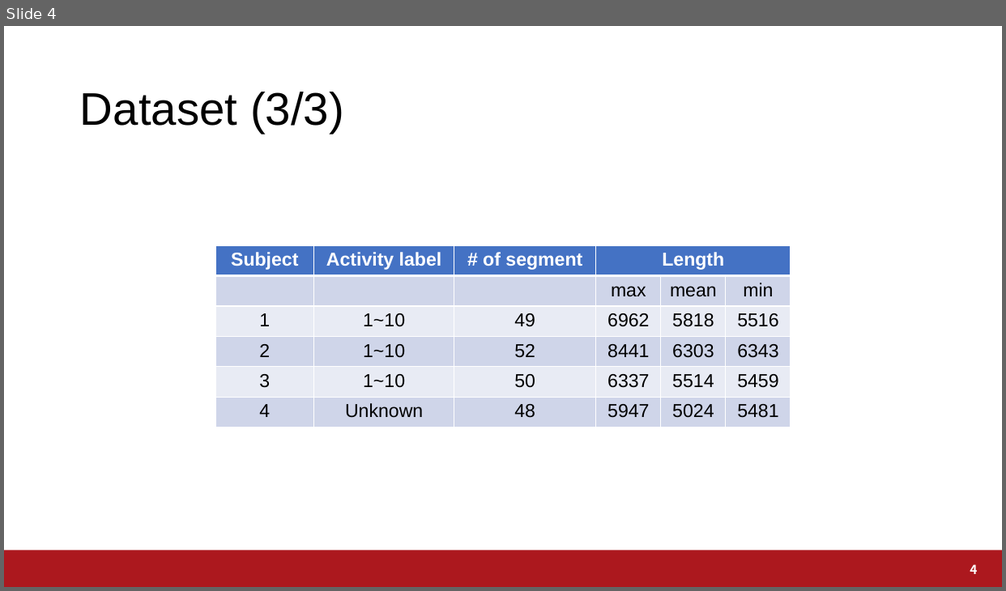
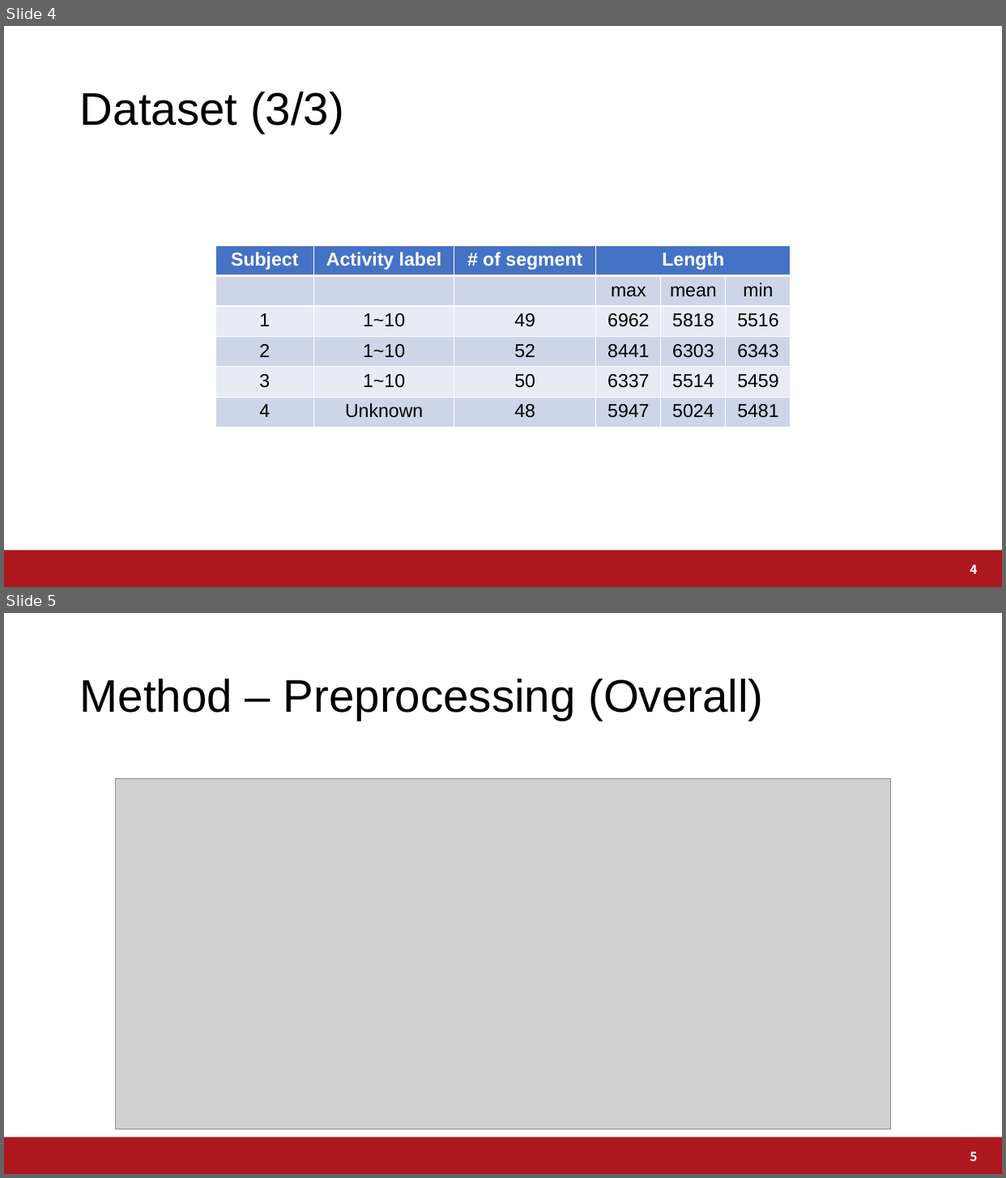
Before and after one commit to a2h1r0/lab, a slide deck: paper/ABC2021BentoChallenge/ABC2021.pptx. Shown one above the other, each under a label of ours: slide 4 before the commit, slides 4 and 5 after it. The pictures are 1006x591 and 1006x1178 pixels, drawn with LibreOffice and Linux fonts; fonts in the diff are those of the drawing; grey boxes stand for pictures; background and template pictures are left out. Boxes give left, top, right and bottom in pixels: in the first picture for what was removed or moved away, otherwise in the second. Text is boxed around its words. In the diff, an @@ line names an element or a change of style, - is before the commit and + after.

```diff
--- a/paper/ABC2021BentoChallenge/ABC2021.pptx
+++ b/paper/ABC2021BentoChallenge/ABC2021.pptx
@@ slide 5 added at bbox=[4, 613, 1002, 1174], background #FFFFFF; not listed: 1 template element that a slide beside it also shows @@
@@ title added at bbox=[80, 679, 763, 720], 44 pt, text #000000 @@
+Method – Preprocessing (Overall)
@@ picture added at bbox=[116, 778, 891, 1130] @@
@@ page number added at bbox=[970, 1152, 977, 1161], 12 pt, text #FFFFFF, bold @@
+5
```
